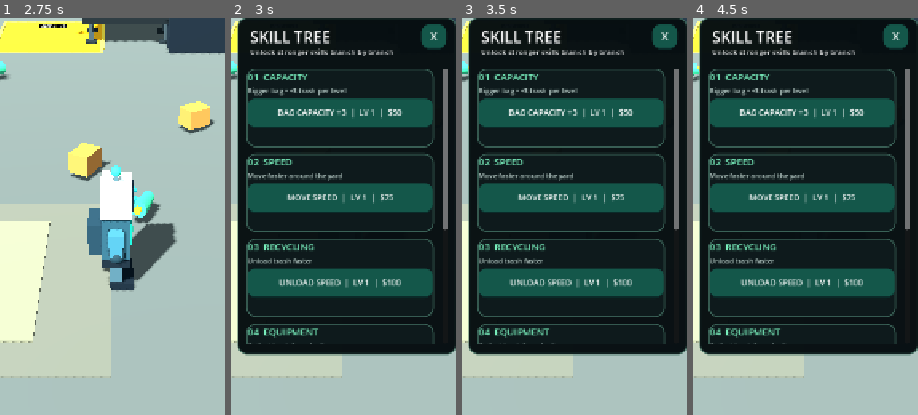
Above: before the commit, frames 1-4 (left to right).
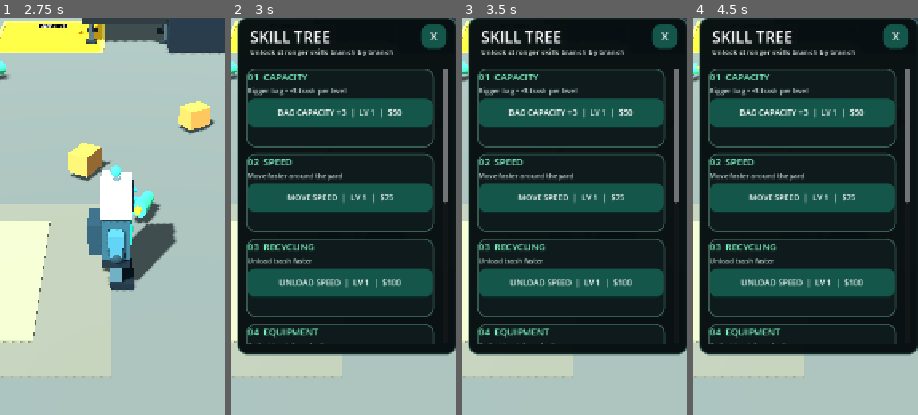
Above: after the commit, the same moments.

Repository: zekainstabot/trash-empire
Game: Godot game, scene res://Scenes/Main.tscn
Two runs of this game, one before a commit and one after it. Both use one fixed random seed, a clock stepped at 60 frames per second and the inputs below.
Inputs (mouse positions are % of the whole screen's width and height, from its top left):
- Up to frame 1 (2.75 s): move the mouse to (72, 45) at 0.52 s; hold D (move_right) 0.53-1.25 s; click (72, 45) at 0.67 s; drag from (30, 55) to (45, 70) at 1.27 s; click "PICK UP" at 2 s
- Up to frame 2 (3 s): click "SKILL TREE" at 2.75 s
- Up to frame 3 (3.5 s): no input
- Up to frame 4 (4.5 s): click (48, 94) at 3.5 s, where only the run after the commit has a clickable "TRASH PER REFILL +6 | LV 1 | …"; click "OPEN DISTRICT 2 $500" at 4.25 s
The pictures show only the part of the screen within x 24-74%, y 29-78%; the shares and areas given below are measured in that part.

Frame 1 is identical in both runs. In frame 2, 0.2% of the frame differs, in the area x 94-97%, y 46-54%; in frame 3, 0.2%; in frame 4, 0.2%.

Commit message:
Add paid trash refill capacity skill upgrade

Diff:
--- a/Scripts/main.gd
+++ b/Scripts/main.gd
@@ -15,6 +15,7 @@
 var unload_upgrade_level := 1
 var equipment_upgrade_level := 1
 var technology_upgrade_level := 1
+var spawn_upgrade_level := 1
 var recycling_bonus := 1.0
 var skill_buttons: Array[Button] = []
 var unload_timer := 0.0
@@ -413,7 +414,7 @@
 	skill_scroll.horizontal_scroll_mode = ScrollContainer.SCROLL_MODE_DISABLED
 	upgrade_panel.add_child(skill_scroll)
 	var skill_list := VBoxContainer.new()
-	skill_list.custom_minimum_size = Vector2(300, 760)
+	skill_list.custom_minimum_size = Vector2(300, 920)
 	skill_list.add_theme_constant_override("separation", 10)
 	skill_scroll.add_child(skill_list)
 
@@ -422,6 +423,7 @@
 	_add_skill_branch(skill_list, "03  RECYCLING", "Unload trash faster", "UNLOAD SPEED", Callable(self, "_upgrade_unload"))
 	_add_skill_branch(skill_list, "04  EQUIPMENT", "Collect trash from farther away", "MAGNET RANGE", Callable(self, "_upgrade_equipment"))
 	_add_skill_branch(skill_list, "05  TECHNOLOGY", "Earn more cash from every item", "RECYCLING VALUE", Callable(self, "_upgrade_technology"))
+	_add_skill_branch(skill_list, "06  TRASH SUPPLY", "More litter appears each time you pull to refill", "REFILL CAPACITY", Callable(self, "_upgrade_spawn"))
 	_refresh_upgrade_prices()
 
 	var hint := _label("DRAG PAD TO MOVE", Vector2(18, -28), 12, layer)
@@ -630,13 +632,26 @@
 	return int(ceil(float(base_cost) * pow(1.25, float(level - 1))))
 
 func _refresh_upgrade_prices() -> void:
-	if skill_buttons.size() < 5:
+	if skill_buttons.size() < 6:
 		return
 	skill_buttons[0].text = "BAG CAPACITY +3  |  LV %d  |  $%d" % [upgrade_level, _upgrade_cost(50, upgrade_level)]
 	skill_buttons[1].text = "MOVE SPEED  |  LV %d  |  $%d" % [speed_upgrade_level, _upgrade_cost(75, speed_upgrade_level)]
 	skill_buttons[2].text = "UNLOAD SPEED  |  LV %d  |  $%d" % [unload_upgrade_level, _upgrade_cost(100, unload_upgrade_level)]
 	skill_buttons[3].text = "MAGNET RANGE  |  LV %d  |  $%d" % [equipment_upgrade_level, _upgrade_cost(125, equipment_upgrade_level)]
 	skill_buttons[4].text = "RECYCLING VALUE  |  LV %d  |  $%d" % [technology_upgrade_level, _upgrade_cost(150, technology_upgrade_level)]
+	skill_buttons[5].text = "TRASH PER REFILL +6  |  LV %d  |  $%d" % [spawn_upgrade_level, _upgrade_cost(175, spawn_upgrade_level)]
+
+func _upgrade_spawn() -> void:
+	var cost := _upgrade_cost(175, spawn_upgrade_level)
+	if money < cost:
+		_set_message("You need $%d for the trash supply upgrade." % cost)
+		return
+	money -= cost
+	spawn_upgrade_level += 1
+	_update_ui()
+	_refresh_upgrade_prices()
+	_save_game()
+	_set_message("Trash supply upgraded! +6 trash on every manual refill.")
 
 func _apply_unlocked_districts() -> void:
 	for index in range(mini(yard_stage - 1, expansion_gates.size())):
@@ -685,6 +700,7 @@
 	save.set_value("progress", "unload_level", unload_upgrade_level)
 	save.set_value("progress", "equipment_level", equipment_upgrade_level)
 	save.set_value("progress", "technology_level", technology_upgrade_level)
+	save.set_value("progress", "spawn_level", spawn_upgrade_level)
 	save.set_value("progress", "yard_stage", yard_stage)
 	save.save("user://trash_empire.save")
 
@@ -700,6 +716,7 @@
 	unload_upgrade_level = int(save.get_value("progress", "unload_level", 1))
 	equipment_upgrade_level = int(save.get_value("progress", "equipment_level", 1))
 	technology_upgrade_level = int(save.get_value("progress", "technology_level", 1))
+	spawn_upgrade_level = int(save.get_value("progress", "spawn_level", 1))
 	yard_stage = clampi(int(save.get_value("progress", "yard_stage", 1)), 1, 3)
 	collection_range = 2.5 + float(equipment_upgrade_level - 1) * 0.55
 	recycling_bonus = 1.0 + float(technology_upgrade_level - 1) * 0.15
@@ -719,7 +736,8 @@
 	for item in trash_nodes:
 		if is_instance_valid(item) and item.global_position.x >= -15.0 and item.global_position.x <= 15.0:
 			existing_first_district += 1
-	var amount := maxi(0, 24 - existing_first_district)
+	var refill_target := 24 + (spawn_upgrade_level - 1) * 6
+	var amount := maxi(0, refill_target - existing_first_district)
 	if amount == 0:
 		_set_message("First district is already full of trash!")
 		return
